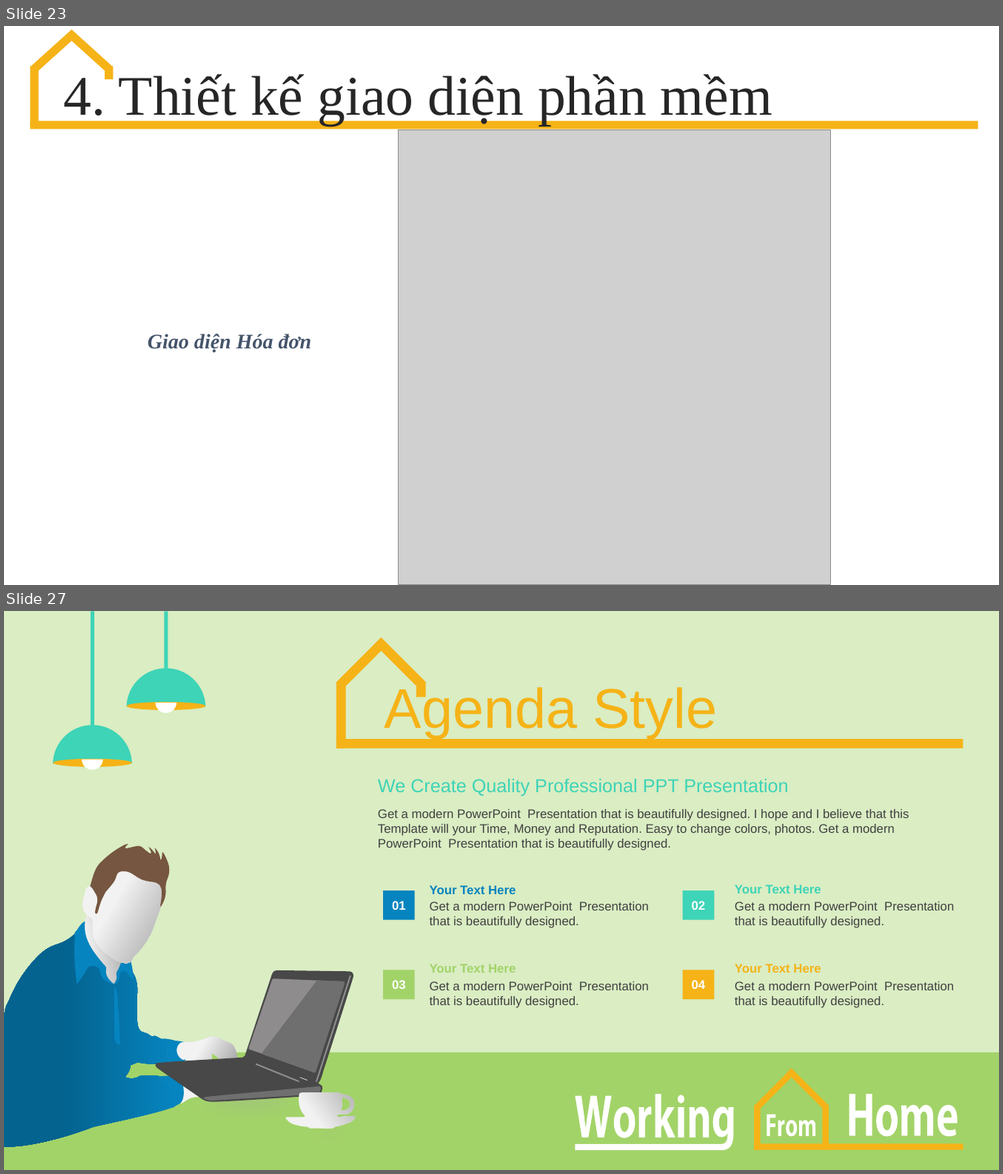
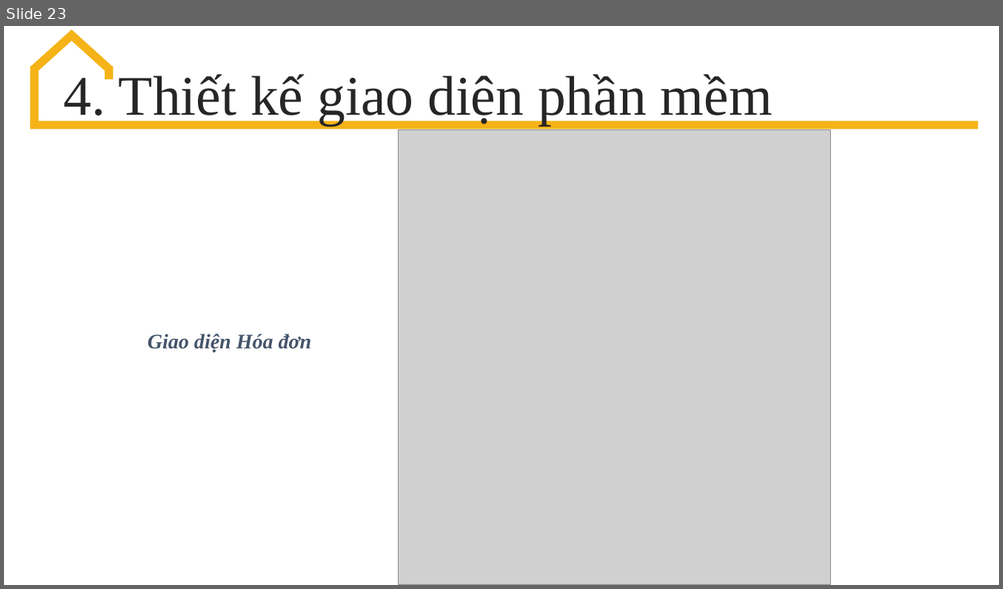
Before and after one commit to mni-linh/Report-Subject-Software-technology, a slide deck: SlideTrinhChieu.pptx. Shown one above the other, each under a label of ours: slides 23 and 27 before the commit, slide 23 after it; the slides between them are not shown. The pictures are 1003x1174 and 1003x589 pixels, drawn with LibreOffice and Linux fonts; fonts in the diff are those of the drawing; grey boxes stand for pictures. Boxes give left, top, right and bottom in pixels: in the first picture for what was removed or moved away, otherwise in the second. Text is boxed around its words. In the diff, an @@ line names an element or a change of style, - is before the commit and + after.

```diff
--- a/SlideTrinhChieu.pptx
+++ b/SlideTrinhChieu.pptx
@@ slide 27 removed at bbox=[4, 611, 999, 1170], background #DAEDC3 @@
@@ rectangle removed at bbox=[91, 611, 94, 760] @@
@@ rectangle removed at bbox=[165, 611, 168, 675] @@
@@ group removed at bbox=[336, 638, 963, 749]: 5 rectangles @@
@@ chord (boxed as its full ellipse) removed at bbox=[126, 669, 205, 748] @@
@@ chord (boxed as its full ellipse) removed at bbox=[156, 692, 177, 713] @@
@@ text removed at bbox=[384, 684, 717, 738] @@
-Agenda Style
@@ ellipse removed at bbox=[126, 702, 205, 710] @@
@@ chord (boxed as its full ellipse) removed at bbox=[54, 725, 132, 804] @@
@@ ellipse removed at bbox=[54, 759, 132, 767] @@
@@ chord (boxed as its full ellipse) removed at bbox=[82, 749, 103, 770] @@
@@ text removed at bbox=[378, 779, 788, 796] @@
-We Create Quality Professional PPT Presentation
@@ text removed at bbox=[378, 809, 908, 851] @@
-Get a modern PowerPoint Presentation that is beautifully designed. I hope and I believe that this Template will your Time, Money and Reputation. Easy to change colors, photos. Get a modern PowerPoint Presentation that is beautifully designed.
@@ rectangle removed at bbox=[383, 891, 415, 920] @@
-01
@@ text removed at bbox=[430, 886, 515, 894] @@
-Your Text Here
@@ rectangle removed at bbox=[683, 891, 714, 920] @@
-02
@@ text removed at bbox=[734, 885, 820, 894] @@
-Your Text Here
@@ text removed at bbox=[430, 902, 649, 928] @@
-Get a modern PowerPoint Presentation that is beautifully designed.
@@ text removed at bbox=[734, 902, 953, 928] @@
-Get a modern PowerPoint Presentation that is beautifully designed.
@@ text removed at bbox=[430, 964, 515, 973] @@
-Your Text Here
@@ text removed at bbox=[734, 964, 820, 973] @@
-Your Text Here
@@ rectangle removed at bbox=[383, 971, 415, 999] @@
-03
@@ text removed at bbox=[430, 982, 649, 1008] @@
-Get a modern PowerPoint Presentation that is beautifully designed.
@@ rectangle removed at bbox=[683, 971, 714, 999] @@
-04
@@ text removed at bbox=[734, 982, 953, 1008] @@
-Get a modern PowerPoint Presentation that is beautifully designed.
@@ rectangle removed at bbox=[4, 1053, 999, 1170] @@
@@ group removed at bbox=[4, 844, 392, 1170]: 19 freeform shapes, 3 ellipses @@
@@ group removed at bbox=[575, 1069, 963, 1150]: 6 rectangles, 3 freeform shapes @@
```
Also in this commit, not shown: 2 slides changed, 16 other slides removed, 2 other files.
